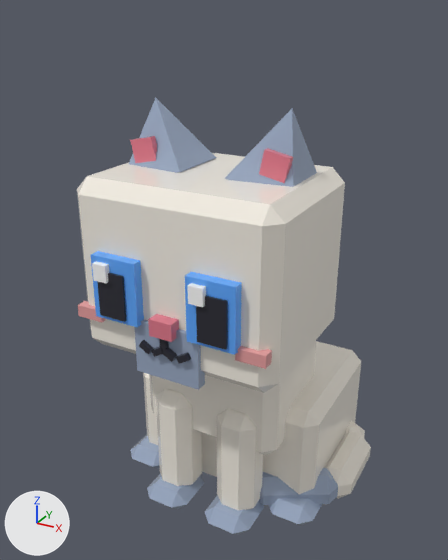
What one commit did to the glTF model assets/cat-cafe/exports/CatCafe_Cat_Ragdoll_Sit.glb.
Before and after are seen from a 50 mm camera at (1.42, -2.75, 2.62) aimed at (-0.04, -0.09, 1.29). The axes (+X, +Y, +Z) are drawn at lower left. The lights are the same throughout. The older version comes first.

Names of what the first picture shows: 'CatCafe_Cat_Ragdoll_Sit_Body', 'CatCafe_Cat_Ragdoll_Sit_EarL', 'CatCafe_Cat_Ragdoll_Sit_EarR', 'CatCafe_Cat_Ragdoll_Sit_Eye1', 'CatCafe_Cat_Ragdoll_Sit_Eye2', 'CatCafe_Cat_Ragdoll_Sit_Head', 'CatCafe_Cat_Ragdoll_Sit_LegF1', 'CatCafe_Cat_Ragdoll_Sit_LegF2', 'CatCafe_Cat_Ragdoll_Sit_Tail'.
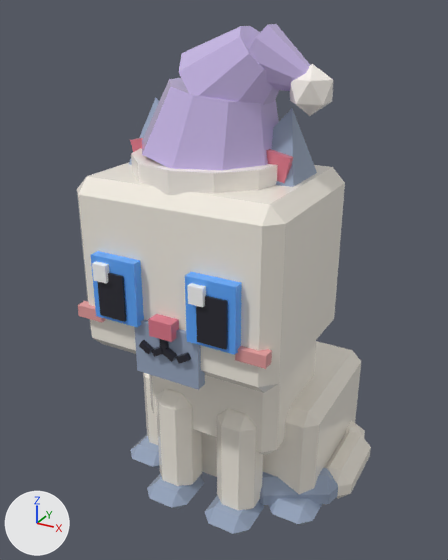
Diff of the bpy script that builds the scene:
```diff
--- a/assets/cat-cafe/exports/CatCafe_Cat_Ragdoll_Sit.glb.py
+++ b/assets/cat-cafe/exports/CatCafe_Cat_Ragdoll_Sit.glb.py
@@ me_catcafe_cat_ragdoll_sit_prop @@
+me_catcafe_cat_ragdoll_sit_prop.from_pydata(...)  # 96 vertices, 172 faces; spans x -0.376..0.555, y -0.536..0.217, z 0.735..1.39
+me_catcafe_cat_ragdoll_sit_prop.materials.append(mat_catcafe_palette)
@@ ob_catcafe_cat_ragdoll_sit_prop @@
+ob_catcafe_cat_ragdoll_sit_prop = bpy.data.objects.new('CatCafe_Cat_Ragdoll_Sit_Prop', me_catcafe_cat_ragdoll_sit_prop)
+ob_catcafe_cat_ragdoll_sit_prop.location = (0.0, -0.114, 1.163)
```

Boxes (x1, y1, x2, y2) around the edits, measured in the pictures (448 x 560 px):
'CatCafe_Cat_Ragdoll_Sit_Prop', added (purple): after (131, 24, 333, 195)
'CatCafe_Cat_Ragdoll_Sit_EarR', unchanged, covered by the edit: before (129, 98, 216, 173); after (129, 98, 159, 165)
